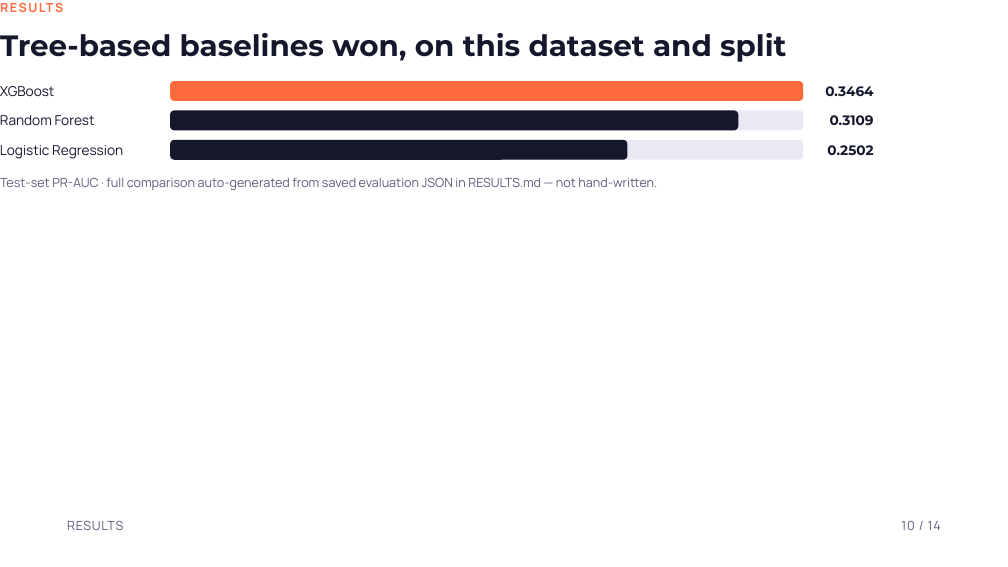
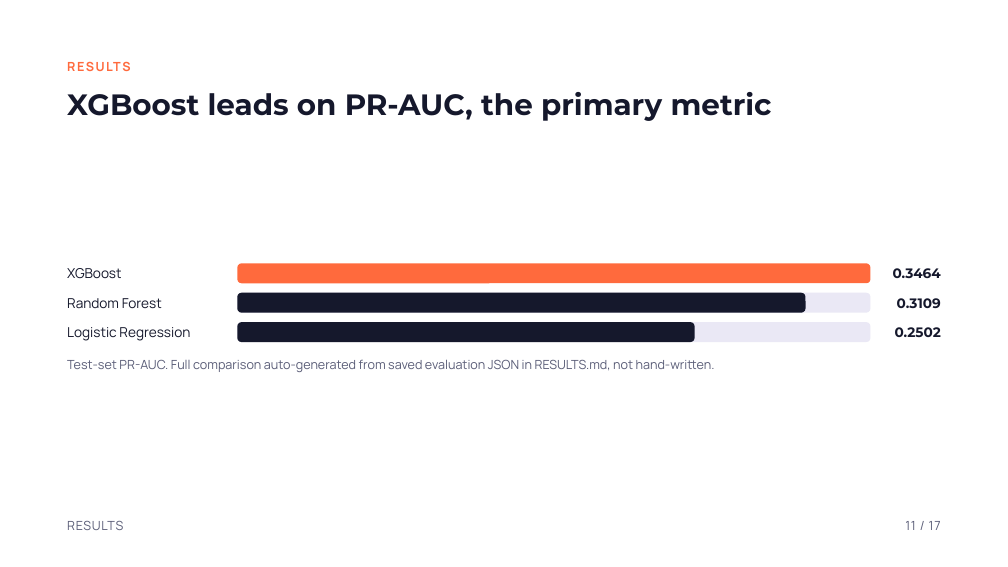
Before and after one commit to paarthjpg/electricity-theft-detection, a slide deck: slide 11 of Electricity Theft Detection Using Machine Learning.pptx (slide 10 before the commit). Drawn at 1008x567 pixels with LibreOffice and Linux fonts; fonts in the diff are those of the drawing. Boxes give left, top, right and bottom in pixels: in the first picture for what was removed or moved away, otherwise in the second. Text is boxed around its words. In the diff, an @@ line names an element or a change of style, - is before the commit and + after.

Commit message:
Deck: real slide margins, centered content, real-data charts
Give every slide proper 128px margins instead of text sitting in the
top-left corner, center each slide's content between title and footer,
drop em dashes, and add three slides built from real project data:
actual normal vs theft consumption curves, precision-recall curves with
the XGBoost confusion matrix, and the risk-score distribution behind
the top-5% inspection list.

```diff
--- a/Electricity Theft Detection Using Machine Learning.pptx
+++ b/Electricity Theft Detection Using Machine Learning.pptx
@@ text "RESULTS" rewrapped from [0, 0, 1008, 17] to [67, 59, 941, 76] @@
@@ title at [67, 92, 772, 121]: text changed @@
-Tree-based baselines won, on this dataset and split
+XGBoost leads on PR-AUC, the primary metric
@@ 4 texts, 2 rounded rectangles: place and size @@
-4 texts, 2 rounded rectangles at [0, 110, 874, 159]
+4 texts, 2 rounded rectangles at [67, 293, 941, 341]
@@ 3 rounded rectangles, 2 texts: place and size @@
-3 rounded rectangles, 2 texts at [0, 81, 873, 160]
+3 rounded rectangles, 2 texts at [67, 263, 941, 342]
@@ text at [67, 360, 715, 372]: text changed @@
-Test-set PR-AUC · full comparison auto-generated from saved evaluation JSON in RESULTS.md — not hand-written.
+Test-set PR-AUC. Full comparison auto-generated from saved evaluation JSON in RESULTS.md, not hand-written.
@@ text at [905, 521, 941, 530]: text changed @@
-10 / 14
+11 / 17
```
Also in this commit, not shown: 13 other slides changed, 3 slides added.
